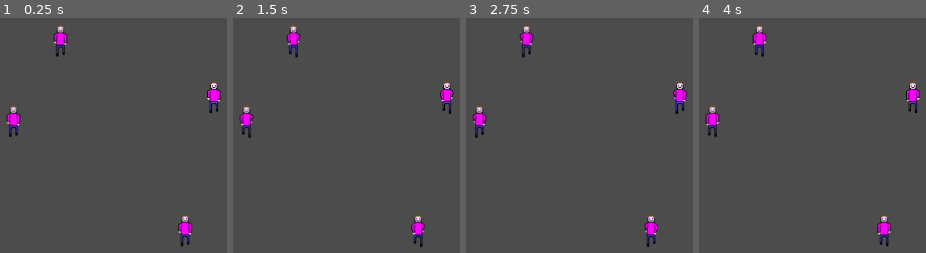
Above: before the commit, frames 1-4 (left to right).
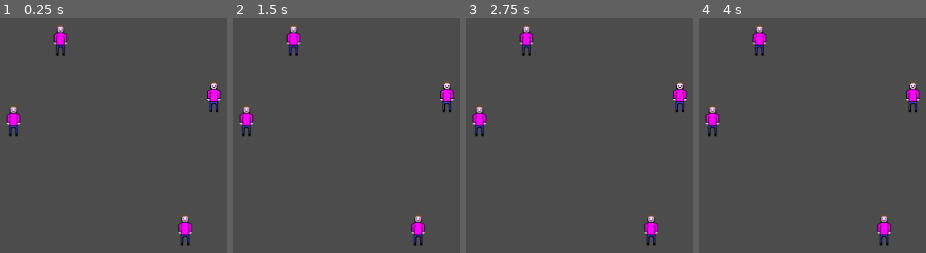
Above: after the commit, the same moments.

Repository: gwilymk/godot-congregation
Game: Godot game, scene res://GamePlay.tscn
The game is run twice, just before and just after one commit, with the same random seed, the same clock (stepped at 60 frames per second) and the same inputs. Before the commit the project has no main scene; this scene is started directly in both runs.
Inputs (mouse positions are in pixels of both pictures, inside the frame that each line leads up to):
- Up to frame 1 (0.25 s): no input
- Up to frame 2 (1.5 s): tap Enter at 0.5 s; move the mouse to (outside the picture) at 0.52 s; click (outside the picture) at 0.67 s; tap Space at 1.25 s; move the mouse to (outside the picture) at 1.27 s; click (outside the picture) at 1.42 s
- Up to frame 3 (2.75 s): move the mouse to (outside the picture) at 2.02 s; click (outside the picture) at 2.17 s
- Up to frame 4 (4 s): move the mouse to (767, 213) at 2.77 s; click (767, 213) at 2.92 s; tap Enter at 3.5 s; move the mouse to (outside the picture) at 3.52 s; click (outside the picture) at 3.67 s

The runs differ from the first frame. In frame 1, 0.2% of the frame differs, in the area x 2-98%, y 9-98%; in frame 2, 0.4%; in frame 3, 0.4%, in the area x 2-98%, y 6-98%; in frame 4, 0.2%.

Commit message:
Handle followers standing correctly

Diff:
--- a/Follower.gd
+++ b/Follower.gd
@@ -3,6 +3,7 @@
 var last_tick_time = 0
 var current_frame_offset = 0
 var frame_offset = 0
+var is_moving = false
 
 export var speed = 100
 export var direction = Vector2(0, 1)
@@ -33,6 +34,7 @@
 func goto_location(new_position):
 	direction = (new_position - position).normalized()
 	var distance = (position - new_position).length()
+	is_moving = true
 	$Tween.remove_all()
 	$Tween.interpolate_property(self, "position", position, new_position, distance / speed, Tween.TRANS_LINEAR, 0)
 	$Tween.start()
@@ -41,7 +43,14 @@
 	var angle = 2 * direction.angle() / PI
 	frame_offset = int((round(angle) + 5)) % 4
 
-	current_frame_offset = (current_frame_offset + 1) % 8
+	if not is_punching and not is_moving:
+		current_frame_offset = 0
+	else:
+		current_frame_offset = (current_frame_offset + 1) % 8
+
 	frame = frame_offset * 8 + current_frame_offset
 	if is_punching:
 		frame += 4 * 8
+
+func on_walk_completed(object, key):
+	is_moving = false
--- a/Follower.tscn
+++ b/Follower.tscn
@@ -83,3 +83,5 @@
 playback_speed = 1.0
 anims/bob = SubResource( 2 )
 blend_times = [  ]
+
+[connection signal="tween_completed" from="Tween" to="." method="on_walk_completed"]
--- a/project.godot
+++ b/project.godot
@@ -11,6 +11,7 @@
 [application]
 
 config/name="Congregation"
+run/main_scene="res://GamePlay.tscn"
 config/icon="res://icon.png"
 
 [rendering]
